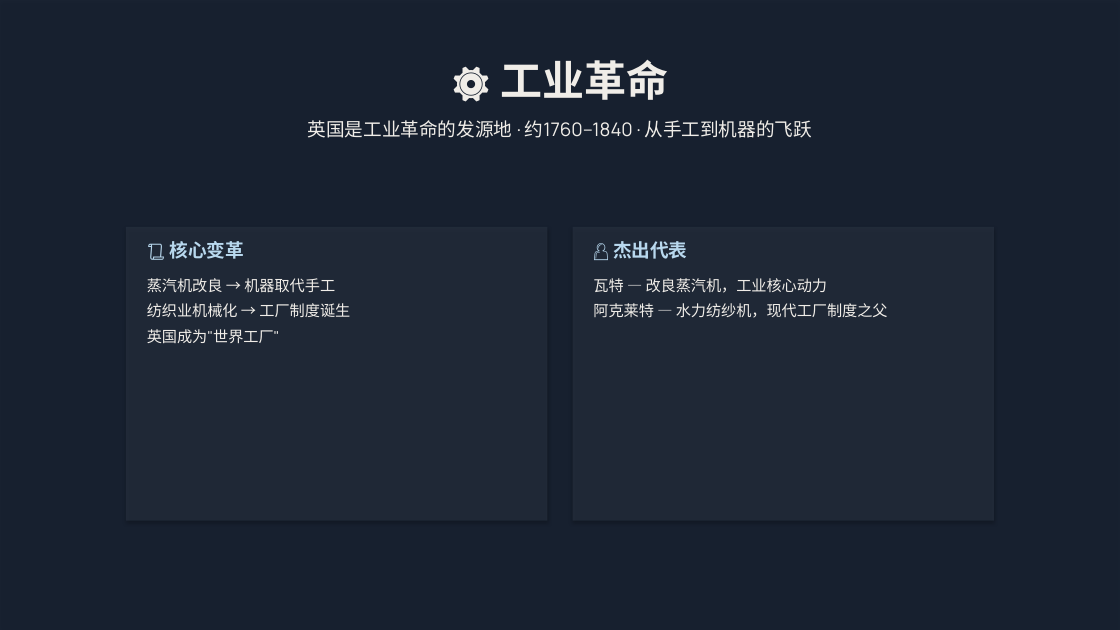
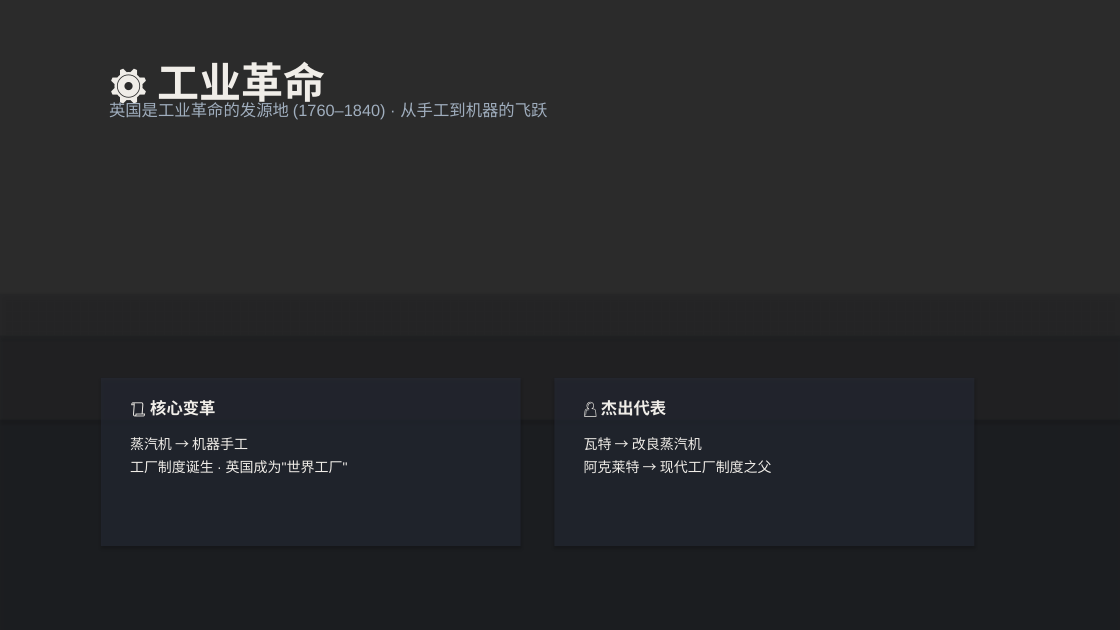
Before and after one commit to jasoneip01-pixel/uk-explorer, a slide deck: slide 6 of 走近英国.pptx. Drawn at 1120x630 pixels with LibreOffice and Linux fonts; fonts in the diff are those of the drawing; background and template pictures are left out; a plain dark background stands for a picture behind light text. Boxes give left, top, right and bottom in pixels: in the first picture for what was removed or moved away, otherwise in the second. Text is boxed around its words. In the diff, an @@ line names an element or a change of style, - is before the commit and + after.

```diff
--- a/走近英国.pptx
+++ b/走近英国.pptx
@@ text "⚙️ 工业革命": place and size @@
-text "⚙️ 工业革命" at <box>500,60,668,100</box>
+text "⚙️ 工业革命" at <box>158,62,326,108</box>
@@ text "⚙️ 工业革命" at <box>158,62,326,108</box>: font Manrope to Arial; alignment centre to left; line spacing 1 to 1.2 @@
@@ text at <box>109,100,547,120</box>: text changed; size 16 to 14 pt; font Manrope to Arial; text colour #F0EDE8 to #A0AEBE @@
-英国是工业革命的发源地 · 约1760–1840 · 从手工到机器的飞跃
+英国是工业革命的发源地 (1760–1840) · 从手工到机器的飞跃
@@ rectangle removed at <box>126,227,548,521</box> @@
@@ rectangle removed at <box>573,227,995,521</box> @@
@@ rectangle added at <box>0,294,1120,336</box>, fill #1A1C20 at 20% opacity @@
@@ rectangle added at <box>0,336,1120,420</box>, fill #1A1C20 at 40% opacity @@
@@ rectangle added at <box>101,378,521,546</box>, fill #282D3A at 55% opacity @@
@@ rectangle added at <box>555,378,975,546</box>, fill #282D3A at 55% opacity @@
@@ text "📜 核心变革": place and size @@
-text "📜 核心变革" at <box>170,241,244,259</box>
+text "📜 核心变革" at <box>150,400,215,416</box>
@@ text "📜 核心变革" at <box>150,400,215,416</box>: size 16 to 14 pt, font Manrope to Arial, text colour #B8D8EE to #F0EDE8; line spacing 1 to 1.2 @@
@@ text "👤 杰出代表" at <box>601,400,666,416</box>: size 16 to 14 pt, font Manrope to Arial, text colour #B8D8EE to #F0EDE8; line spacing 1 to 1.2 @@
@@ text "👤 杰出代表": place and size @@
-text "👤 杰出代表" at <box>613,241,687,259</box>
+text "👤 杰出代表" at <box>601,400,666,416</box>
@@ rectangle: place and size @@
-rectangle at <box>0,0,1120,630</box>
+rectangle at <box>0,420,1120,630</box>
@@ rectangle at <box>0,420,1120,630</box>: fill #122037 at 65% opacity to #1A1C20 at 70% opacity @@
@@ text at <box>130,437,348,473</box>: text changed; size 13 to 12 pt; font Manrope to Arial @@
-蒸汽机改良 → 机器取代手工
-纺织业机械化 → 工厂制度诞生
-英国成为"世界工厂"
+蒸汽机 → 机器手工
+工厂制度诞生 · 英国成为"世界工厂"
@@ text at <box>584,437,772,473</box>: text changed; size 13 to 12 pt; font Manrope to Arial @@
-瓦特 — 改良蒸汽机，工业核心动力
-阿克莱特 — 水力纺纱机，现代工厂制度之父
+瓦特 → 改良蒸汽机
+阿克莱特 → 现代工厂制度之父
```
Also in this commit, not shown: 10 other slides changed.
